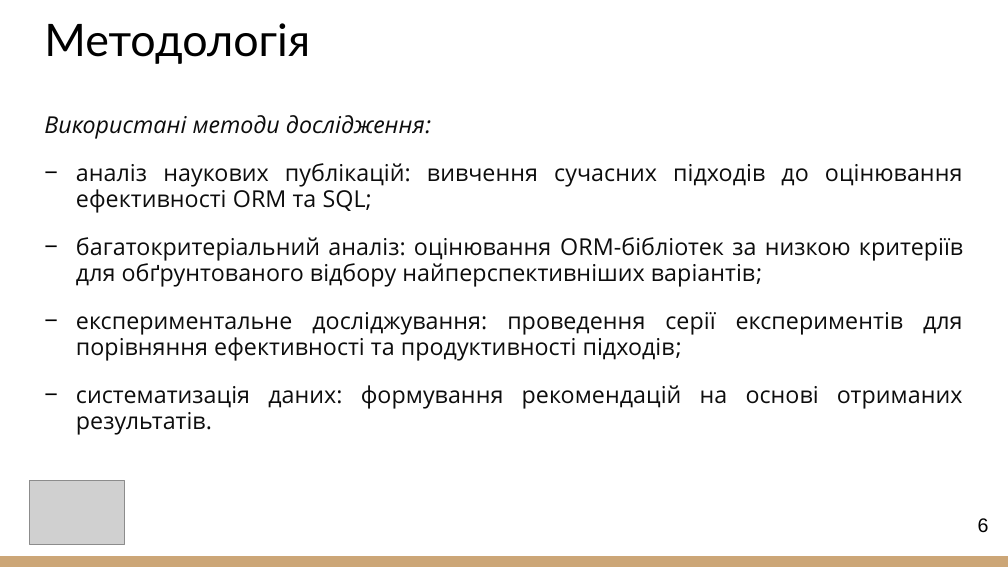
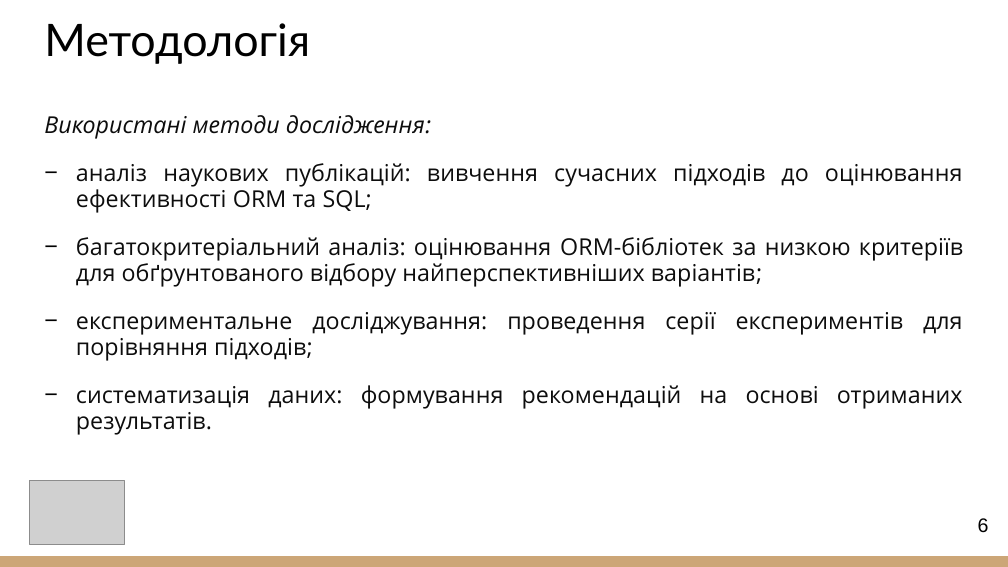
Before and after one commit to yahn1ukov/go-orm-sql-efficiency, a slide deck: slide 6 of 2025_М_ПІ_ІПЗм-23-2_Ягнюков_А_Ю.pptx. Drawn at 1008x567 pixels with LibreOffice and Linux fonts; fonts in the diff are those of the drawing; grey boxes stand for pictures. Boxes give left, top, right and bottom in pixels: in the first picture for what was removed or moved away, otherwise in the second. Text is boxed around its words. In the diff, an @@ line names an element or a change of style, - is before the commit and + after.

```diff
--- a/2025_М_ПІ_ІПЗм-23-2_Ягнюков_А_Ю.pptx
+++ b/2025_М_ПІ_ІПЗм-23-2_Ягнюков_А_Ю.pptx
@@ text at bbox=[76, 312, 963, 361]: text changed @@
-− експериментальне досліджування: проведення серії експериментів для порівняння ефективності та продуктивності підходів;
+− експериментальне досліджування: проведення серії експериментів для порівняння підходів;
```
Also in this commit, not shown: 7 other slides changed.
